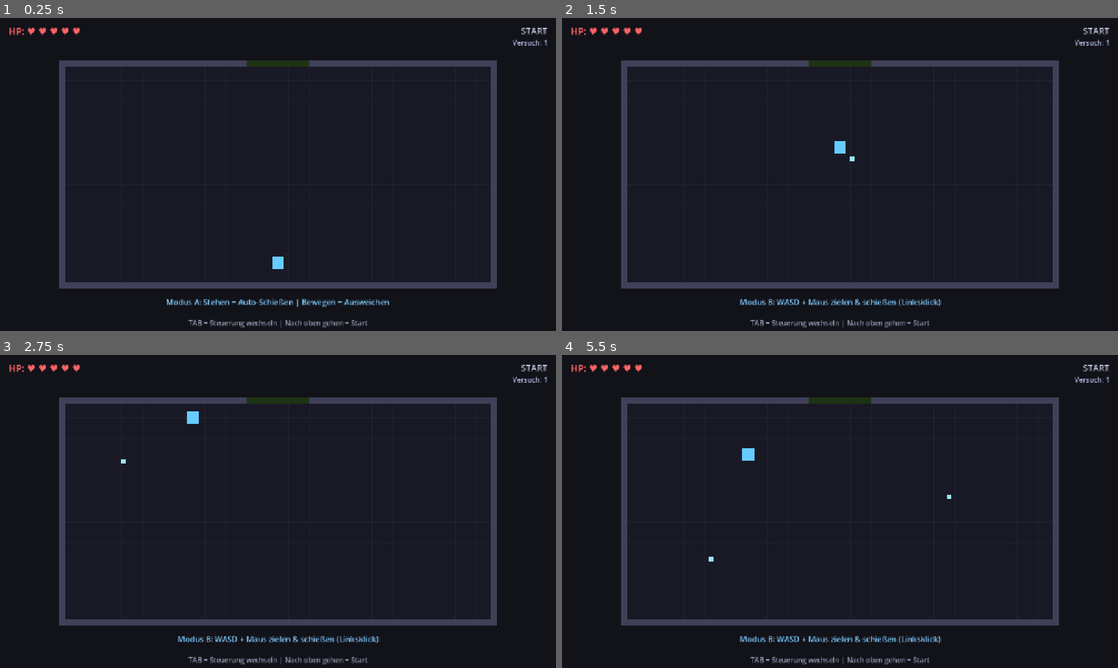
Above: before the commit, frames 1-4 (two rows, left to right).
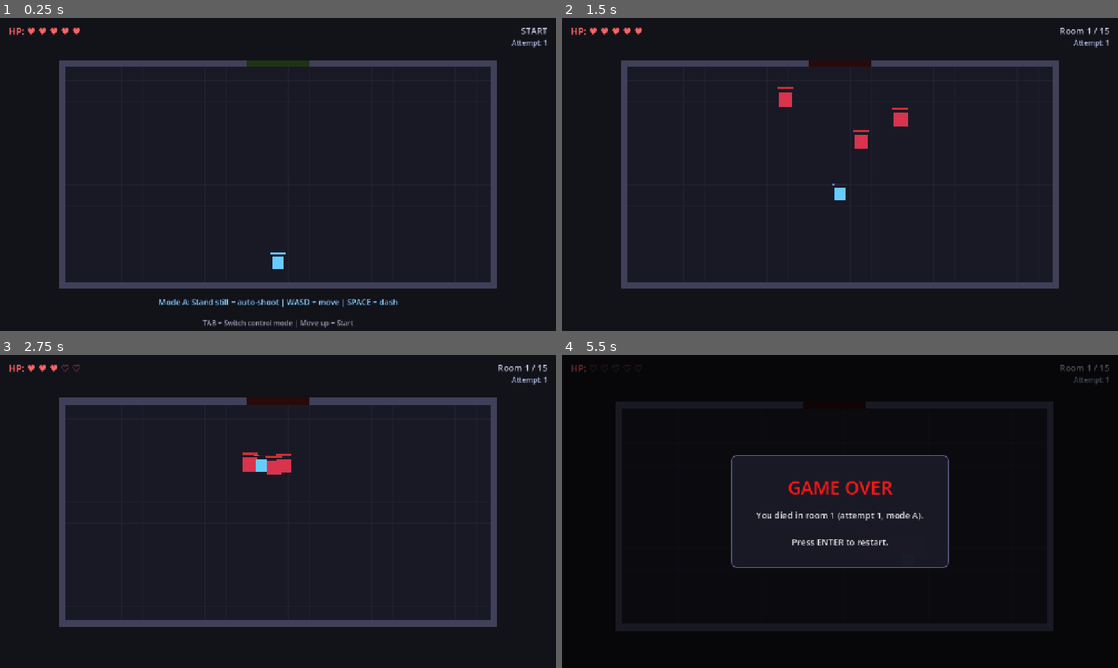
Above: after the commit, the same moments.

Repository: PaulRiisk/expedition-prototype
Game: Godot game, scene res://scenes/game.tscn
Two runs of this game, one before a commit and one after it. Both use one fixed random seed, a clock stepped at 60 frames per second and the inputs below.
Inputs (mouse positions are in pixels of both pictures, inside the frame that each line leads up to):
- Up to frame 1 (0.25 s): no input
- Up to frame 2 (1.5 s): tap Enter (restart) at 0.5 s; move the mouse to (812, 237) at 0.52 s; hold Space 0.53-1.28 s; hold W (move_up) from 0.53 s (still down); click (812, 237) at 0.67 s; move the mouse to (1006, 221) at 1.27 s; tap Tab at 1.35 s; click (1006, 221) at 1.42 s
- Up to frame 3 (2.75 s): tap Space at 1.52, 1.55, 1.82 s; move the mouse to (111, 464) at 2.02 s; release W (move_up) at 2.03 s; hold A (move_left) from 2.03 s (still down); hold Space from 2.03 s (still down); click (111, 464) at 2.17 s
- Up to frame 4 (5.5 s): move the mouse to (867, 511) at 2.77 s; release Space at 2.78 s; tap Tab at 2.85, 4.35 s; click (867, 511) at 2.92 s; tap Space at 3.02, 3.05, 3.32, 4.52, 4.55, 4.82 s; move the mouse to (756, 433) at 3.52 s; release A (move_left) at 3.53 s; hold S (move_down) 3.53-4.28 s; hold Space 3.53-4.28 s; click (756, 433) at 3.67 s; tap Enter (restart) at 4.15 s; move the mouse to (962, 495) at 4.27 s; hold D (move_right) 4.28-5.03 s; click (962, 495) at 4.42 s; move the mouse to (728, 527) at 5.02 s; hold W (move_up) from 5.03 s (still down); hold Space from 5.03 s (still down); click (728, 527) at 5.17 s

The runs differ from the first frame. In frame 1, 1.0% of the frame differs, in the area x 28-99%, y 6-99%; in frame 2, 1.8%; in frame 3, 2.7%; in frame 4, 9.3%, in the area x 1-99%, y 3-99%.

Commit message:
Add dash, exit trigger, and boss telegraph; UI English
Introduce player dash ability (space) with cooldown, duration, invulnerability and an on-player cooldown bar; add door collider and Area2D exit trigger to rooms and emit player_exited so Game advances rooms via the trigger (replaces previous polling). Implement boss charge telegraph (visual shrink + delay) and adjust boss charge/fan timings and move speeds. Localize several UI strings from German to English. Add a Linux export preset and include built Expedition299.x86_64; update various Godot editor/project metadata and caches, plus scene/script adjustments related to these features.

Diff:
--- a/scenes/game.tscn
+++ b/scenes/game.tscn
@@ -42,7 +42,7 @@
 offset_bottom = 50.0
 theme_override_colors/font_color = Color(0.8, 0.8, 0.9, 1)
 theme_override_font_sizes/font_size = 20
-text = "Raum 1 / 15"
+text = "Room 1 / 15"
 horizontal_alignment = 2
 
 [node name="AttemptLabel" type="Label" parent="UI" unique_id=516463220]
@@ -52,7 +52,6 @@
 offset_bottom = 75.0
 theme_override_colors/font_color = Color(0.7, 0.75, 0.9, 1)
 theme_override_font_sizes/font_size = 16
-text = "Versuch: 1"
 horizontal_alignment = 2
 
 [node name="ControlLabel" type="Label" parent="UI" unique_id=1349288702]
--- a/scenes/room.tscn
+++ b/scenes/room.tscn
@@ -1,12 +1,21 @@
 [gd_scene format=3 uid="uid://broom00001"]
 
 [ext_resource type="Script" uid="uid://b8g0wfnbfc5yi" path="res://scripts/room.gd" id="1"]
+
+[sub_resource type="RectangleShape2D" id="wall_top_side"]
+size = Vector2(432, 16)
 
 [sub_resource type="RectangleShape2D" id="wall_h"]
 size = Vector2(1008, 16)
 
 [sub_resource type="RectangleShape2D" id="wall_v"]
 size = Vector2(16, 528)
+
+[sub_resource type="RectangleShape2D" id="door_col_shape"]
+size = Vector2(144, 16)
+
+[sub_resource type="RectangleShape2D" id="exit_trigger"]
+size = Vector2(144, 32)
 
 [node name="Room" type="Node2D" unique_id=1955314699]
 script = ExtResource("1")
@@ -21,14 +30,24 @@
 [node name="Walls" type="StaticBody2D" parent="." unique_id=478844997]
 collision_mask = 0
 
-[node name="WallTop" type="ColorRect" parent="Walls" unique_id=1887021180]
+[node name="WallTopLeft" type="ColorRect" parent="Walls" unique_id=1887021180]
+offset_right = 432.0
+offset_bottom = 16.0
+color = Color(0.25, 0.25, 0.35, 1)
+
+[node name="WallTopLeftCol" type="CollisionShape2D" parent="Walls" unique_id=722595044]
+position = Vector2(216, 8)
+shape = SubResource("wall_top_side")
+
+[node name="WallTopRight" type="ColorRect" parent="Walls" unique_id=1887021181]
+offset_left = 576.0
 offset_right = 1008.0
 offset_bottom = 16.0
 color = Color(0.25, 0.25, 0.35, 1)
 
-[node name="WallTopCol" type="CollisionShape2D" parent="Walls" unique_id=722595044]
-position = Vector2(504, 8)
-shape = SubResource("wall_h")
+[node name="WallTopRightCol" type="CollisionShape2D" parent="Walls" unique_id=722595045]
+position = Vector2(792, 8)
+shape = SubResource("wall_top_side")
 
 [node name="WallBottom" type="ColorRect" parent="Walls" unique_id=2113728682]
 offset_top = 512.0
@@ -65,4 +84,20 @@
 offset_bottom = 16.0
 color = Color(0.4, 0.2, 0.2, 1)
 
+[node name="DoorCollider" type="StaticBody2D" parent="." unique_id=174632680]
+collision_mask = 0
+
+[node name="DoorColliderShape" type="CollisionShape2D" parent="DoorCollider" unique_id=174632681]
+position = Vector2(504, 8)
+shape = SubResource("door_col_shape")
+
+[node name="ExitTrigger" type="Area2D" parent="." unique_id=174632670]
+collision_layer = 0
+collision_mask = 2
+monitoring = false
+
+[node name="ExitTriggerCol" type="CollisionShape2D" parent="ExitTrigger" unique_id=174632671]
+position = Vector2(504, 0)
+shape = SubResource("exit_trigger")
+
 [node name="Enemies" type="Node" parent="." unique_id=346815663]
--- a/scripts/game.gd
+++ b/scripts/game.gd
@@ -81,8 +81,8 @@
 				_debug_jump_to(BOSS1_ROOM)
 			elif event.keycode == KEY_F2:
 				_debug_jump_to(BOSS2_ROOM)
-			#elif event.keycode == KEY_F3:
-			#	_debug_jump_to(14)
+			elif event.keycode == KEY_F3:
+				_debug_jump_to(14)
 
 func _debug_jump_to(room_num: int) -> void:
 	hint_label.text = ""
@@ -113,7 +113,7 @@
 		room.num_melee_enemies = 0
 		room.num_ranged_enemies = 0
 		room.num_spread_enemies = 0
-		hint_label.text = "TAB = Steuerung wechseln | Nach oben gehen = Start" # | F1/F2 = Boss 1/2 (Debug)
+		hint_label.text = "TAB = Switch control mode | Move up = Start" # | F1/F2 = Boss 1/2 (Debug)
 		_update_control_label()
 	elif room_num == BOSS1_ROOM:
 		## ===== BOSS 1 =====
@@ -139,15 +139,12 @@
 
 	room.set_player(player)
 	room.room_cleared.connect(_on_room_cleared)
+	room.player_exited.connect(_on_player_exited)
 	room_container.add_child(room)
 	current_room = room
 
 	player.position = Vector2(Room.ROOM_WIDTH / 2, Room.ROOM_HEIGHT - 60)
 	_update_room_label()
-
-	# Startraum: direkt auf Spieler warten (kein room_cleared Signal nötig)
-	if room_num == 0:
-		_wait_for_player_to_exit()
 
 ## =========================================================
 ## SCHWIERIGKEITSKURVE – jetzt für 15 Räume (Boss 1 @ 10, Boss 2 @ 15)
@@ -211,24 +208,25 @@
 	if current_room.is_boss_room:
 		# Nur nach Boss 2 ist das Spiel gewonnen. Boss 1 → nächster Raum.
 		if current_room_number == BOSS2_ROOM:
-			hint_label.text = "BOSS 2 BESIEGT!"
+			hint_label.text = "BOSS 2 DEFEATED!"
 			await get_tree().create_timer(0.8).timeout
 			_show_win_screen()
 		else:
-			hint_label.text = "Boss besiegt! Nach oben laufen für nächsten Raum."
-			_wait_for_player_to_exit()
-	else:
-		hint_label.text = "Raum geschafft! Nach oben laufen für nächsten Raum."
-		_wait_for_player_to_exit()
-
-func _wait_for_player_to_exit() -> void:
-	while current_room != null and current_room.cleared and not game_ended:
-		await get_tree().process_frame
-		if game_ended or player == null or player.is_dead():
-			return
-		if player.position.y < 30:
-			_next_room()
-			return
+			hint_label.text = "Boss defeated! Move up to proceed to the next room."
+	else:
+		hint_label.text = "Room cleared! Move up to proceed to the next room."
+
+## Wird vom Tür-Trigger des aktuellen Raums ausgelöst (Area2D),
+## sobald der Spieler wirklich oben durchläuft.
+func _on_player_exited() -> void:
+	if game_ended:
+		return
+	if player == null or player.is_dead():
+		return
+	# Startraum: auch ohne room_cleared darf der Spieler raus (ist von
+	# Anfang an "cleared"). Sonstige Räume brauchen cleared=true, was der
+	# Trigger selbst schon absichert.
+	_next_room()
 
 func _next_room() -> void:
 	hint_label.text = ""
@@ -259,9 +257,9 @@
 func _update_control_label() -> void:
 	control_label.visible = true
 	if player.control_mode == Player.ControlMode.AUTO_AIM:
-		control_label.text = "Modus A: Stehen = Auto-Schießen | Bewegen = Ausweichen"
-	else:
-		control_label.text = "Modus B: WASD + Maus zielen & schießen (Linksklick)"
+		control_label.text = "Mode A: Stand still = auto-shoot | WASD = move | SPACE = dash"
+	else:
+		control_label.text = "Mode B: Mouse to aim & shoot (left click) | WASD = move | SPACE = dash"
 
 ## --- UI ---
 func _on_health_changed(current: int, maximum: int) -> void:
@@ -280,10 +278,10 @@
 	elif current_room_number == BOSS2_ROOM:
 		room_label.text = "BOSS 2"
 	else:
-		room_label.text = "Raum %d / %d" % [current_room_number, total_rooms]
+		room_label.text = "Room %d / %d" % [current_room_number, total_rooms]
 
 func _update_attempt_label() -> void:
-	attempt_label.text = "Versuch: %d" % attempt_number
+	attempt_label.text = "Attempt: %d" % attempt_number
 
 func _mode_letter() -> String:
 	if player != null and player.control_mode == Player.ControlMode.MOUSE_AIM:
@@ -296,7 +294,7 @@
 	game_ended = true
 	end_title.text = "GAME OVER"
 	end_title.modulate = Color(1.0, 0.3, 0.3)
-	end_info.text = "Du bist in Raum %d gefallen (Versuch %d, Modus %s).\n\nENTER für Neustart" % [current_room_number, attempt_number, _mode_letter()]
+	end_info.text = "You died in room %d (attempt %d, mode %s).\n\nPress ENTER to restart." % [current_room_number, attempt_number, _mode_letter()]
 	end_screen.visible = true
 	camera.shake(16.0, 0.5)
 
@@ -304,9 +302,9 @@
 	if game_ended:
 		return
 	game_ended = true
-	end_title.text = "GEWONNEN!"
+	end_title.text = "WINNER!"
 	end_title.modulate = Color(0.4, 1.0, 0.5)
-	end_info.text = "Gewonnen nach %d Versuch%s im Modus %s!\n\nENTER für Neustart" % [
+	end_info.text = "You won after %d attempt%s in mode %s!\n\nPress ENTER to restart." % [
 		attempt_number,
 		"" if attempt_number == 1 else "en",
 		_mode_letter()
--- a/scripts/player.gd
+++ b/scripts/player.gd
@@ -2,10 +2,11 @@
 class_name Player
 
 ## ================================================================
-## SPIELER – Zwei Steuerungsmodi
+## SPIELER – Zwei Steuerungsmodi + Dash-Fähigkeit
 ## ================================================================
 ## Modus A (Standard): Stehen = Auto-Schießen, Bewegen = Ausweichen
 ## Modus B (Maus-Aim): WASD bewegt + schießt mit Maus, auch in Bewegung
+## Dash (Leertaste): kurzer Speed-Burst in Bewegungsrichtung, unverwundbar
 
 signal health_changed(current: int, maximum: int)
 signal died
@@ -22,16 +23,33 @@
 @export var projectile_damage: int = 1
 @export var invincibility_time: float = 0.8
 
+## ----- Dash -----
+@export var dash_cooldown: float = 6.0
+@export var dash_duration: float = 0.2
+@export var dash_speed_multiplier: float = 7.0
+
 ## ----- Interne Variablen -----
 var current_health: int
 var shoot_timer: float = 0.0
 var invincibility_timer: float = 0.0
 var is_moving: bool = false
 
+## Dash-State
+var is_dashing: bool = false
+var dash_time_left: float = 0.0
+var dash_cooldown_left: float = 0.0
+var dash_direction: Vector2 = Vector2.ZERO
+## Letzte Bewegungsrichtung (für Dash im Stand)
+var last_move_dir: Vector2 = Vector2.UP
+
 var enemy_group_name: String = "enemies"
 var projectile_scene: PackedScene = preload("res://scenes/projectile.tscn")
 
 @onready var sprite: ColorRect = $Sprite
+
+## Cooldown-Leiste (wie HP-Bar der Gegner, aber blau) – wird in _ready erstellt
+var cd_bar_bg: ColorRect
+var cd_bar_fill: ColorRect
 
 func _ready() -> void:
 	current_health = max_health
@@ -39,12 +57,85 @@
 	z_index = 10
 	collision_layer = 2
 	collision_mask = 21
+	_create_cooldown_bar()
+
+func _create_cooldown_bar() -> void:
+	# Position: oberhalb des Spielers, analog zum HP-Balken der Gegner
+	var sprite_half_h: float = 14.0  # Spieler-Sprite ist 28x28
+
+	cd_bar_bg = ColorRect.new()
+	cd_bar_bg.size = Vector2(36, 4)
+	cd_bar_bg.position = Vector2(-18, -sprite_half_h - 10)
+	cd_bar_bg.color = Color(0.15, 0.15, 0.2, 0.8)
+	cd_bar_bg.z_index = 5
+	add_child(cd_bar_bg)
+
+	cd_bar_fill = ColorRect.new()
+	cd_bar_fill.size = Vector2(36, 4)
+	cd_bar_fill.position = Vector2(-18, -sprite_half_h - 10)
+	cd_bar_fill.color = Color(0.4, 0.7, 1.0, 0.95)  # blau
+	cd_bar_fill.z_index = 6
+	add_child(cd_bar_fill)
+
+func _update_cooldown_bar() -> void:
+	if cd_bar_fill == null:
+		return
+	# Balken zeigt "Readiness": voll = bereit, leer = frisch verbraucht
+	var ratio: float = 1.0
+	if dash_cooldown_left > 0.0:
+		ratio = 1.0 - (dash_cooldown_left / dash_cooldown)
+	cd_bar_fill.size.x = 36.0 * ratio
+	# Wenn bereit: heller, sonst gedämpfter
+	if dash_cooldown_left <= 0.0:
+		cd_bar_fill.color = Color(0.4, 0.8, 1.0, 0.95)
+	else:
+		cd_bar_fill.color = Color(0.4, 0.7, 1.0, 0.75)
 
 func _physics_process(delta: float) -> void:
+	_handle_dash_input()
+	_handle_dash_state(delta)
 	_handle_movement(delta)
 	_handle_shooting(delta)
 	_handle_invincibility(delta)
 	_handle_visuals(delta)
+	_update_cooldown_bar()
+
+func _handle_dash_input() -> void:
+	if is_dashing:
+		return
+	if dash_cooldown_left > 0.0:
+		return
+	if not Input.is_key_pressed(KEY_SPACE):
+		return
+	_start_dash()
+
+func _start_dash() -> void:
+	# Richtung: aktueller Input, wenn vorhanden; sonst letzte Bewegungsrichtung.
+	# Wenn der Spieler aber gerade noch nie bewegt wurde, dash in alle Fälle UP
+	# (Fallback via last_move_dir = Vector2.UP).
+	var input_dir := Vector2(
+		Input.get_axis("move_left", "move_right"),
+		Input.get_axis("move_up", "move_down")
+	)
+	if input_dir.length() > 0.01:
+		dash_direction = input_dir.normalized()
+	else:
+		# Dash im Stand: nur Invul + Transparenz, keine Bewegung.
+		dash_direction = Vector2.ZERO
+
+	is_dashing = true
+	dash_time_left = dash_duration
+	dash_cooldown_left = dash_cooldown
+
+func _handle_dash_state(delta: float) -> void:
+	if is_dashing:
+		dash_time_left -= delta
+		if dash_time_left <= 0.0:
+			is_dashing = false
+	if dash_cooldown_left > 0.0:
+		dash_cooldown_left -= delta
+		if dash_cooldown_left < 0.0:
+			dash_cooldown_left = 0.0
 
 func _handle_movement(_delta: float) -> void:
 	var input_dir := Vector2(
@@ -52,8 +143,15 @@
 		Input.get_axis("move_up", "move_down")
 	)
 	input_dir = input_dir.normalized()
-	velocity = input_dir * move_speed
 	is_moving = input_dir.length() > 0.01
+	if is_moving:
+		last_move_dir = input_dir
+
+	if is_dashing:
+		# Dash überschreibt normale Bewegung
+		velocity = dash_direction * move_speed * dash_speed_multiplier
+	else:
+		velocity = input_dir * move_speed
 	move_and_slide()
 
 func _handle_shooting(delta: float) -> void:
@@ -83,9 +181,7 @@
 		return
 	if not Input.is_mouse_button_pressed(MOUSE_BUTTON_LEFT):
 		return
-	# Mausposition in Weltkoordinaten – muss mit global_position verglichen werden
 	var mouse_pos: Vector2 = get_global_mouse_position()
-	# Sicherheitscheck: nicht auf sich selbst schießen
 	if mouse_pos.distance_to(global_position) < 5.0:
 		return
 	_shoot_at(mouse_pos)
@@ -108,7 +204,6 @@
 
 func _shoot_at(target_pos: Vector2) -> void:
 	var projectile := projectile_scene.instantiate()
-	# Projektil als Sibling hinzufügen, Position in Weltkoordinaten
 	get_parent().add_child(projectile)
 	projectile.global_position = global_position
 	var direction := (target_pos - global_position).normalized()
@@ -119,12 +214,23 @@
 		invincibility_timer -= delta
 
 func _handle_visuals(_delta: float) -> void:
+	# Dash: transparent (überschreibt Invul-Flackern)
+	if is_dashing:
+		sprite.visible = true
+		sprite.modulate = Color(1, 1, 1, 0.35)
+		return
+	# Invul nach Treffer: flackern
 	if invincibility_timer > 0.0:
 		sprite.visible = fmod(invincibility_timer * 20.0, 1.0) > 0.5
+		sprite.modulate = Color(1, 1, 1, 1)
 	else:
 		sprite.visible = true
+		sprite.modulate = Color(1, 1, 1, 1)
 
 func take_damage(amount: int) -> void:
+	# Während Dash komplett unverwundbar
+	if is_dashing:
+		return
 	if invincibility_timer > 0.0:
 		return
 	if current_health <= 0:
--- a/scripts/room.gd
+++ b/scripts/room.gd
@@ -6,6 +6,7 @@
 ## ================================================================
 
 signal room_cleared
+signal player_exited  ## Spieler ist durch die Tür oben gelaufen
 
 ## Grid-Konstanten
 const CELL_SIZE: float = 48.0
@@ -47,6 +48,8 @@
 var enemy_scene: PackedScene = preload("res://scenes/enemy.tscn")
 
 @onready var exit_door: ColorRect = $ExitDoor
+@onready var door_collider: StaticBody2D = $DoorCollider
+@onready var exit_trigger: Area2D = $ExitTrigger
 @onready var enemies_container: Node = $Enemies
 @onready var grid_lines_node: Node2D = $GridLines
 
@@ -54,11 +57,13 @@
 	exit_door.modulate = Color(0.4, 0.2, 0.2)
 	_draw_grid()
 
+	exit_trigger.body_entered.connect(_on_exit_trigger_body_entered)
+
 	if is_start_room:
-		# Startraum: Tür sofort offen, keine Gegner
 		cleared = true
-		$Walls/WallTopCol.set_deferred("disabled", true)
 		exit_door.modulate = Color(0.3, 1.0, 0.4)
+		door_collider.set_deferred("process_mode", Node.PROCESS_MODE_DISABLED)
+		exit_trigger.set_deferred("monitoring", true)
 	else:
 		call_deferred("_spawn_enemies")
 
@@ -164,12 +169,12 @@
 			# Boss 2: Boss 1 + Fächerschuss + mehr HP
 			enemy.is_boss2 = true
 			enemy.max_health = 45
-			enemy.move_speed = 100.0
+			enemy.move_speed = 115.0
 			enemy.contact_damage = 1
 		else:
 			# Boss 1
 			enemy.max_health = 30
-			enemy.move_speed = 110.0
+			enemy.move_speed = 125.0
 			enemy.contact_damage = 1
 
 	enemy.died.connect(_on_enemy_died)
@@ -204,7 +209,17 @@
 
 func _clear_room() -> void:
 	cleared = true
-	$Walls/WallTopCol.set_deferred("disabled", true)
+	# Physische Tür-Kollision aufheben – Spieler kann jetzt durchlaufen
+	door_collider.set_deferred("process_mode", Node.PROCESS_MODE_DISABLED)
+	# Trigger aktivieren – löst Raumwechsel aus wenn Spieler durchläuft
+	exit_trigger.set_deferred("monitoring", true)
 	var tween := create_tween()
 	tween.tween_property(exit_door, "modulate", Color(0.3, 1.0, 0.4), 0.4)
 	room_cleared.emit()
+
+func _on_exit_trigger_body_entered(body: Node2D) -> void:
+	# Nur den Spieler durchlassen und nur, wenn der Raum wirklich cleared ist.
+	if not cleared:
+		return
+	if body == player_ref:
+		player_exited.emit()
Not shown, changed: export_presets.cfg
Not shown, added: Expedition299.x86_64
Not shown, changed: README.md
